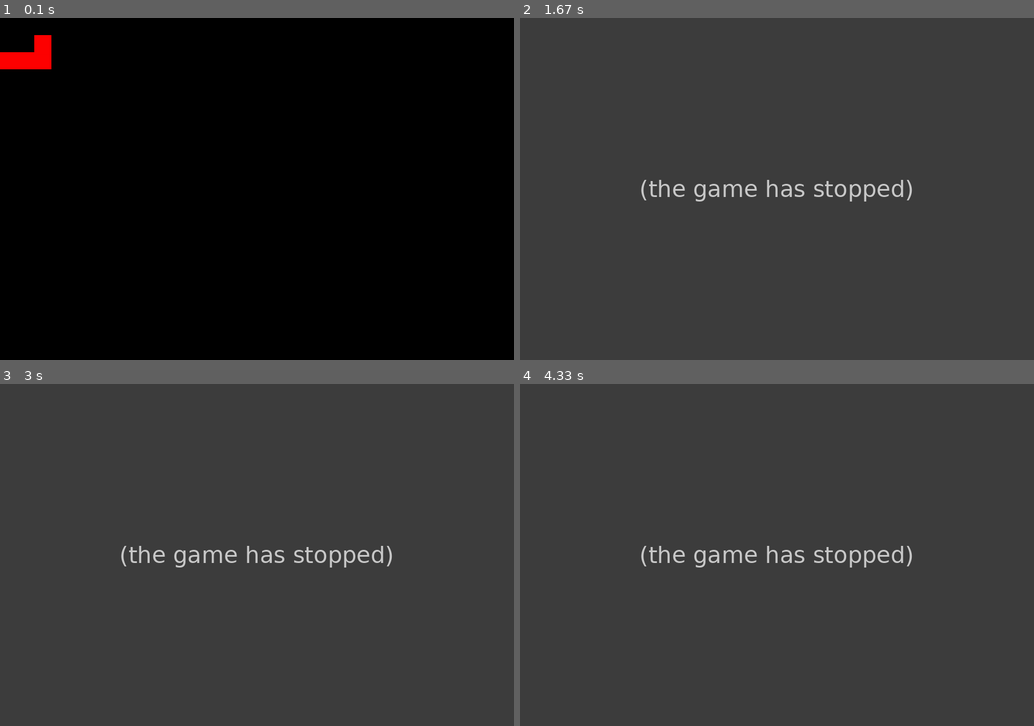
Above: before the commit, frames 1-4 (two rows, left to right).
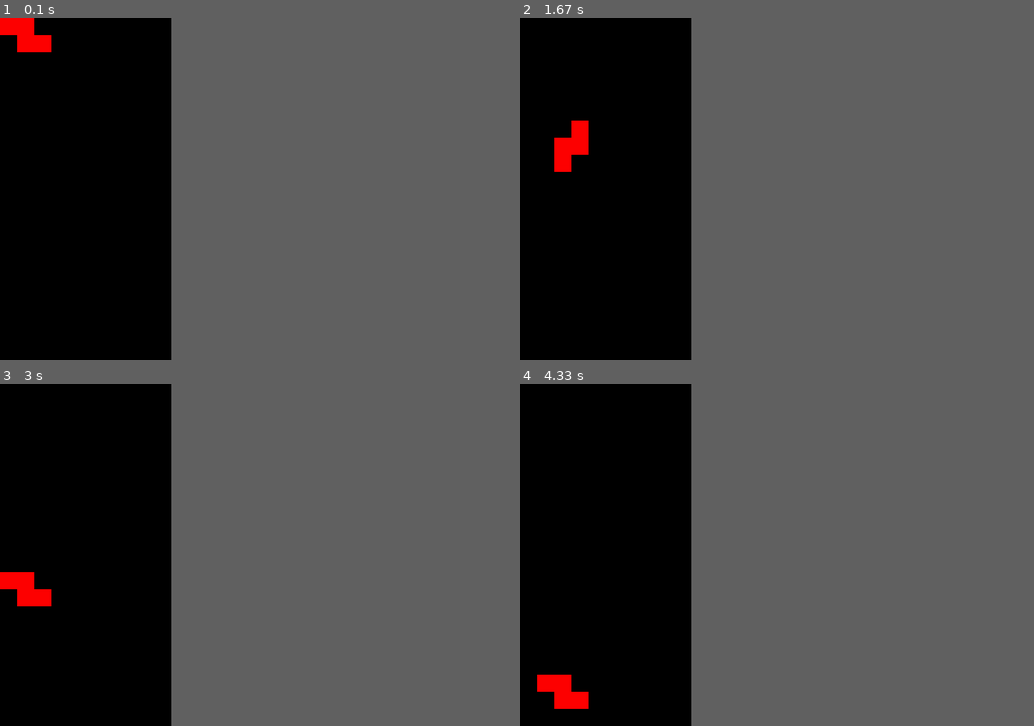
Above: after the commit, the same moments.

Repository: STRa1K1234/pygame-tetris
Game: pygame game, started from main.py
The game is run twice, just before and just after one commit, with the same random seed, the same clock (stepped at 60 frames per second) and the same inputs.
Inputs:
- Up to frame 1 (0.1 s): no input
- Up to frame 2 (1.67 s): hold Right 0.33-0.8 s; hold Up 0.83-1.13 s; hold Right 1.17-1.63 s
- Up to frame 3 (3 s): hold Left 1.67-2.2 s; hold Down 2.23-2.53 s; hold Left 2.57-2.97 s
- Up to frame 4 (4.33 s): hold Up 3-3.37 s; hold Right 3.4-4.03 s; hold Down from 4.07 s (still down)
In our replay, the window is 900x600 before the commit and 300x600 after it. These sizes can differ from the game's own. Grey fills any space a smaller window leaves; there, only what the larger window draws over its background counts as a difference.

The runs differ from the first frame. In frame 1, 1.0% of the frame differs, in the area x 0-10%, y 0-15%; in frame 2, 34%, in the area x 0-77%, y 0-100%; in frame 3, 34%; in frame 4, 34%.
Error before the commit: TypeError: cannot unpack non-iterable int object (main.py line 116); the game stopped at 0.85 s (later frames are placeholders)

Commit message:
Update main.py

Diff:
--- a/main.py
+++ b/main.py
@@ -5,7 +5,8 @@
 import random
 
 pygame.init()
-screen = pygame.display.set_mode((1200, 800))
+screen = pygame.display.set_mode((400, 800))
+
 
 class Field:
     def __init__(self, height, width):
@@ -31,8 +32,8 @@
 
     def __setitem__(self, index, value):
         a, b = index
-        if a < 0 or a >= self.height: raise RuntimeError("Wrong row")
-        if b < 0 or b >= self.width: raise RuntimeError("Wrong column")
+        if a < 0 or a >= self.height: return #raise RuntimeError("Wrong row")
+        if b < 0 or b >= self.width: return #raise RuntimeError("Wrong column")
         self.cells[a][b] = value
 
     def __getitem__(self, index):
@@ -53,6 +54,8 @@
         self.shape.set_cells(shape)
         self.x = 0
         self.y = 0
+        # TODO: добавить параметр "центр вращения"
+        # TODO: добавить очки, уничтожение рядов, музыку, главное меню
 
     def occupied_cells(self):
         result = []
@@ -101,49 +104,86 @@
         return self.move_by(-1, 0, field)
 
     def rotate_cw(self):
-        new_shape = []
-        for row in self.shape.cells:
-            new_row = []
-            for x, y in row:
-                new_row.append((y, -x))
-            new_shape.append(new_row)
-        self.shape.set_cells(new_shape)
+        new_shape = Field(self.shape.width, self.shape.height)
+        for x in range(self.shape.width):
+            for y in range(self.shape.height):
+                new_shape[x, self.shape.height-1-y] = self.shape[y,x]
+        self.shape.set_cells(new_shape.cells)
 
     def rotate_ccw(self):
-        new_shape = []
-        for row in self.shape.cells:
-            new_row = []
-            for x, y in row:
-                new_row.append((-y, x))
-            new_shape.append(new_row)
-        self.shape.set_cells(new_shape)
+        new_shape = Field(self.shape.width, self.shape.height)
+        for x in range(self.shape.width):
+            for y in range(self.shape.height):
+                new_shape[self.shape.width-1-x, y] = self.shape[y,x]
+        self.shape.set_cells(new_shape.cells)
+
+    def safe_rotate_cw(self, field):
+        self.rotate_cw()
+        if self.intersects_field(field): self.rotate_ccw()
+
+    def safe_rotate_ccw(self, field):
+        self.rotate_ccw()
+        if self.intersects_field(field): self.rotate_cw()
 
 
 def generate_random_piece():
     pieces = [
         [[0, 1, 1],
-         [1, 1, 0]],
-
-        [[1, 0, 0],
-         [1, 1, 1]],
+         [1, 1, 0],
+         [0, 0, 0]],
+
+        [[1, 0, 0],
+         [1, 1, 1],
+         [0, 0, 0]],
 
         [[0, 0, 1],
-         [1, 1, 1]],
-
-        [[1, 1],
-         [1, 1]],
-
-        [[1, 1, 0],
-         [0, 1, 1]],
+         [1, 1, 1],
+         [0, 0, 0]],
+
+        [[1, 1, 0],
+         [1, 1, 0],
+         [0, 0, 0]],
+
+        [[1, 1, 0],
+         [0, 1, 1],
+         [0, 0, 0]],
 
         [[0, 1, 0],
-         [1, 1, 1]],
-
-        [[1], [1],
-         [1], [1]],
+         [1, 1, 1],
+         [0, 0, 0]],
 
         [[1, 1, 1],
-         [0, 1, 0]]
+         [0, 1, 0],
+         [0, 0, 0]],
+
+        [[1, 1, 0],
+         [0, 1, 0],
+         [0, 1, 0]],
+
+        [[1, 1, 0],
+         [1, 0, 0],
+         [1, 0, 0]],
+
+        [[1, 0, 0],
+         [1, 1, 0],
+         [1, 0, 0]],
+
+        [[0, 1, 0],
+         [1, 1, 0],
+         [0, 1, 0]],
+
+        [[1, 0, 0],
+         [1, 1, 0],
+         [0, 1, 0]],
+
+        [[0, 1, 0],
+         [1, 1, 0],
+         [1, 0, 0]],
+
+        [[1, 0, 0],
+         [1, 0, 0],
+         [1, 0, 0],
+         [1, 0, 0]]
     ]
 
     return Piece(random.choice(pieces))
@@ -155,15 +195,47 @@
         self.field = Field(20, 10)
         self.timer = 0
 
+        self.keys_used = set()
+
+
     def step(self):
         if not self.piece.move_down(self.field):
             for coord in self.piece.occupied_cells():
                 self.field[coord] = 1
                 self.piece = generate_random_piece()
 
-        self.timer += 1
-        if self.timer >= 1000 / 60:
-            self.timer = 0
+
+    def redraw(self):
+        screen.fill((0, 0, 0))
+        for row in range(self.field.height):
+            for col in range(self.field.width):
+                if self.field[row, col]:
+                    pygame.draw.rect(screen, (255, 255, 255), (col * 40, row * 40, 40, 40))
+
+        for coord in self.piece.occupied_cells():
+            pygame.draw.rect(screen, (255, 0, 0), (coord[1] * 40, coord[0] * 40, 40, 40))
+
+        pygame.display.flip()
+
+    def process_keys(self):
+        keys = pygame.key.get_pressed()
+        keynames = [pygame.K_LEFT, pygame.K_RIGHT, pygame.K_UP, pygame.K_DOWN]
+        keyactions = [
+            (lambda: self.piece.move_left(self.field)),
+            (lambda: self.piece.move_right(self.field)),
+            (lambda: self.piece.safe_rotate_ccw(self.field)),
+            (lambda: self.piece.safe_rotate_cw(self.field)),
+        ]
+
+        for i, name in enumerate(keynames):
+            action = keyactions[i]
+
+            if keys[name]:
+                if name not in self.keys_used:
+                    self.keys_used.add(name)
+                    action()
+            else:
+                self.keys_used.discard(name)
 
     def run(self):
         running = True
@@ -173,29 +245,19 @@
                 if event.type == pygame.QUIT:
                     running = False
 
-            screen.fill((0, 0, 0))
-
-            for row in range(self.field.height):
-                for col in range(self.field.width):
-                    if self.field[row, col]:
-                        pygame.draw.rect(screen, (255, 255, 255), (col * 40, row * 40, 40, 40))
-
-            for coord in self.piece.occupied_cells():
-                pygame.draw.rect(screen, (255, 0, 0), (coord[1] * 40, coord[0] * 40, 40, 40))
-
-            pygame.display.flip()
-            self.step()
-            clock.tick(20)
-
-            keys = pygame.key.get_pressed()
-            if keys[pygame.K_LEFT]:
-                self.piece.move_left(self.field)
-            elif keys[pygame.K_RIGHT]:
-                self.piece.move_right(self.field)
-            elif keys[pygame.K_UP]:
-                self.piece.rotate_ccw()
-            elif keys[pygame.K_DOWN]:
-                self.piece.rotate_cw()
+            self.process_keys()
+
+            clock.tick(180)
+            self.timer += 1
+            self.timer %= 180
+
+            if self.timer % TICKS_PER_FRAME == 0: self.redraw()
+            if self.timer % TICKS_PER_UPDATE == 0: self.step()
+
+
+DIFFICULTY_SPEEDS = [10, 20, 30, 60, 180]
+TICKS_PER_FRAME = 3
+TICKS_PER_UPDATE = DIFFICULTY_SPEEDS[2]
 
 game = Game()
 game.run()
